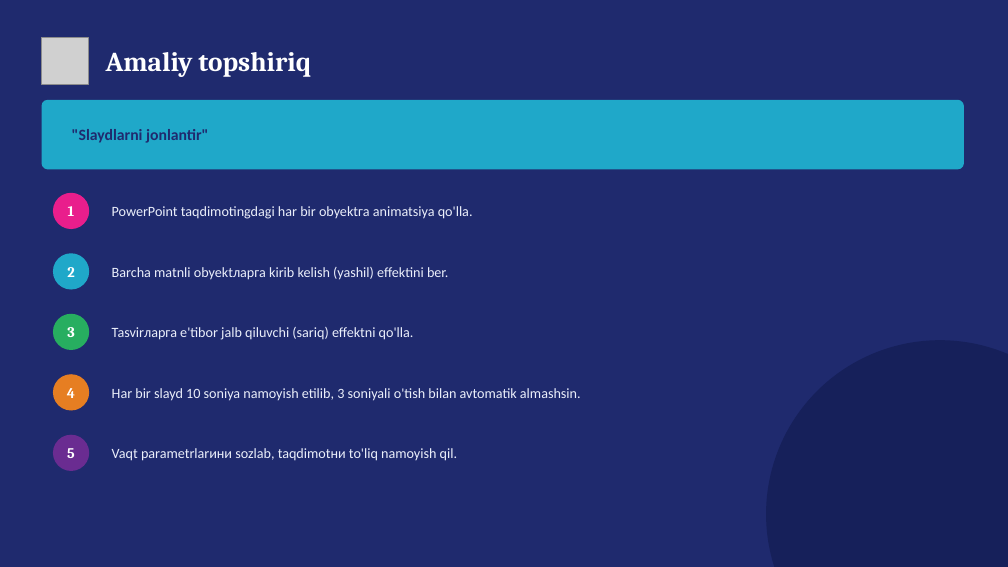
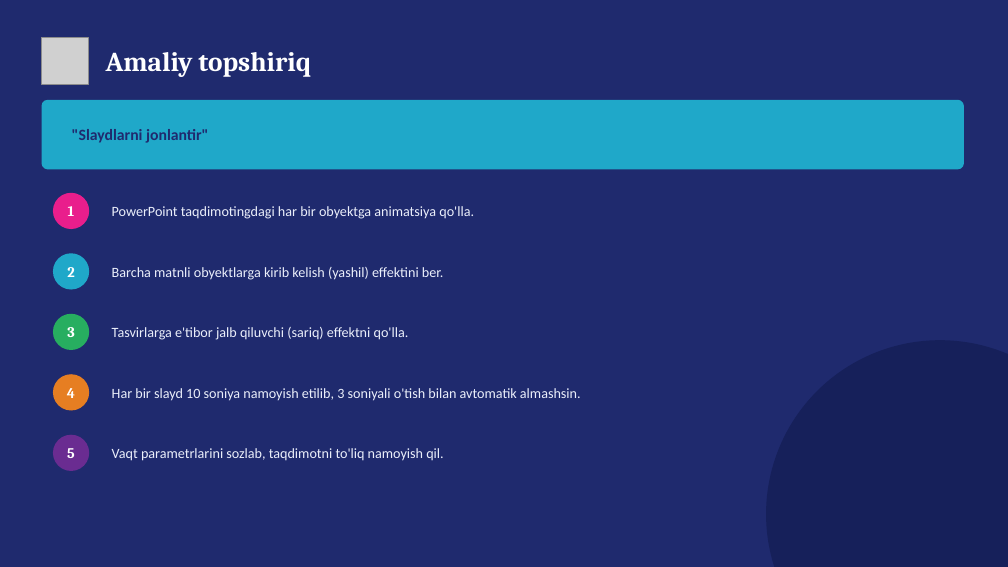
Before and after one commit to Xusanbek0039/kompyuter_savodxonligi_it_shaharcha, a slide deck: slide 5 of 24-dars - Animatsiyalar, ularning turlari, tartibi va vaqt parametrlarini boshqarish/24-dars - Slayd.pptx. Drawn at 1008x567 pixels with LibreOffice and Linux fonts; fonts in the diff are those of the drawing; grey boxes stand for pictures. Boxes give left, top, right and bottom in pixels: in the first picture for what was removed or moved away, otherwise in the second. Text is boxed around its words. In the diff, an @@ line names an element or a change of style, - is before the commit and + after.

```diff
--- a/24-dars - Animatsiyalar, ularning turlari, tartibi va vaqt parametrlarini boshqarish/24-dars - Slayd.pptx
+++ b/24-dars - Animatsiyalar, ularning turlari, tartibi va vaqt parametrlarini boshqarish/24-dars - Slayd.pptx
@@ text at [112,206,474,219]: text changed @@
-PowerPoint taqdimotingdagi har bir obyektга animatsiya qo'lla.
+PowerPoint taqdimotingdagi har bir obyektga animatsiya qo'lla.
@@ text at [112,267,443,280]: text changed @@
-Barcha matnli obyektларга kirib kelish (yashil) effektini ber.
+Barcha matnli obyektlarga kirib kelish (yashil) effektini ber.
@@ text at [112,327,409,340]: text changed @@
-Tasvirларга e'tibor jalb qiluvchi (sariq) effektni qo'lla.
+Tasvirlarga e'tibor jalb qiluvchi (sariq) effektni qo'lla.
@@ text at [112,448,443,461]: text changed @@
-Vaqt parametrlarини sozlab, taqdimotни to'liq namoyish qil.
+Vaqt parametrlarini sozlab, taqdimotni to'liq namoyish qil.
```
Also in this commit, not shown: 1 other slide changed, 34 other files.
